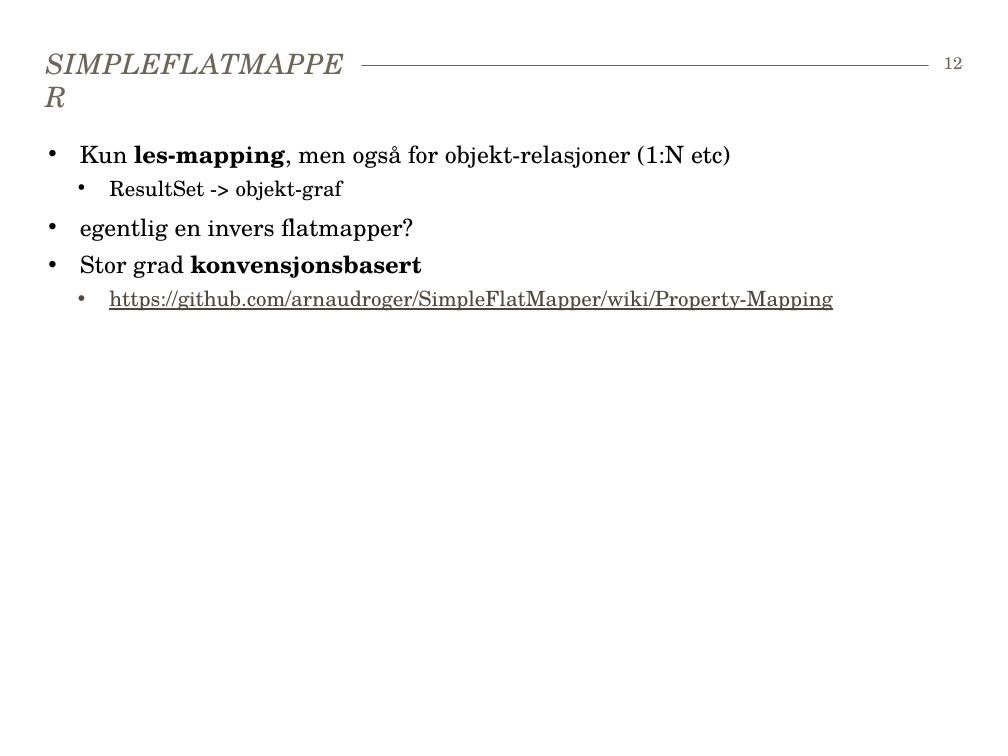
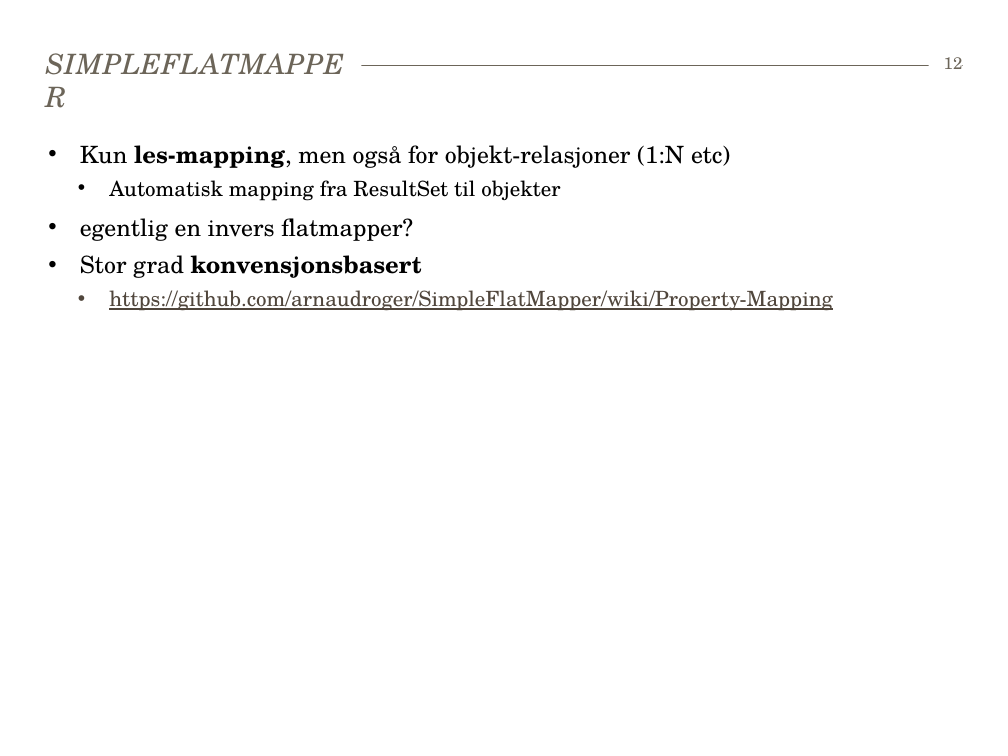
Before and after one commit to Robert-Larsen/java-microorm, a slide deck: slide 12 of Faggruppemøte 170615-microorm.pptx. Drawn at 1008x756 pixels with LibreOffice and Linux fonts; fonts in the diff are those of the drawing. Boxes give left, top, right and bottom in pixels: in the first picture for what was removed or moved away, otherwise in the second. Text is boxed around its words. In the diff, an @@ line names an element or a change of style, - is before the commit and + after.

```diff
--- a/Faggruppemøte 170615-microorm.pptx
+++ b/Faggruppemøte 170615-microorm.pptx
@@ text at (x1=109, y1=180, x2=560, y2=201): text changed @@
-  • ResultSet -> objekt-graf
+  • Automatisk mapping fra ResultSet til objekter
```
Also in this commit, not shown: 2 other slides changed.
